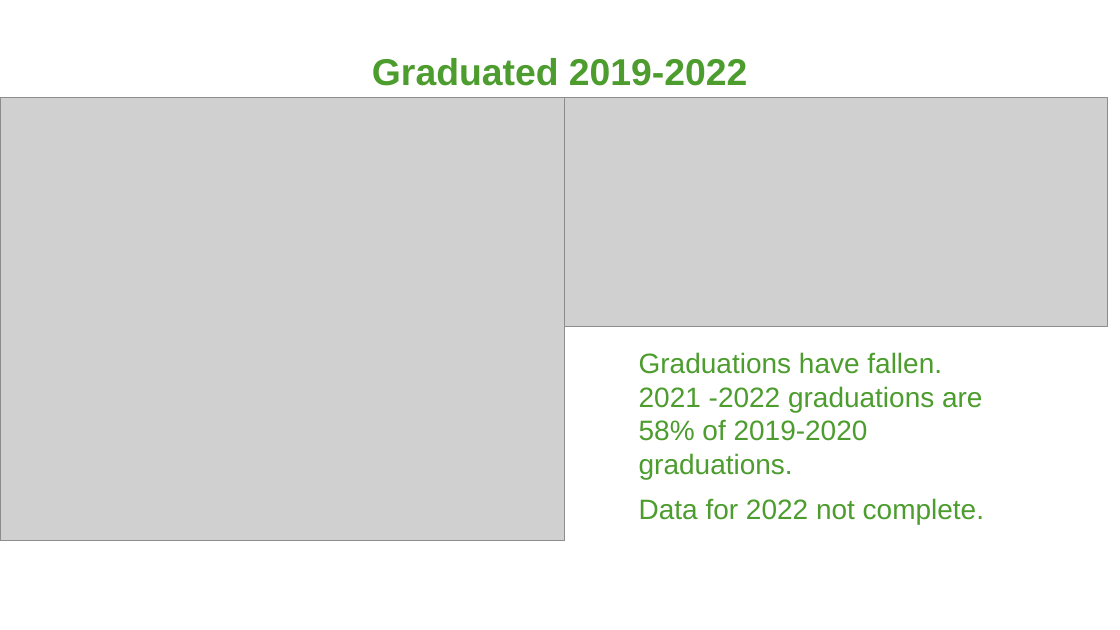
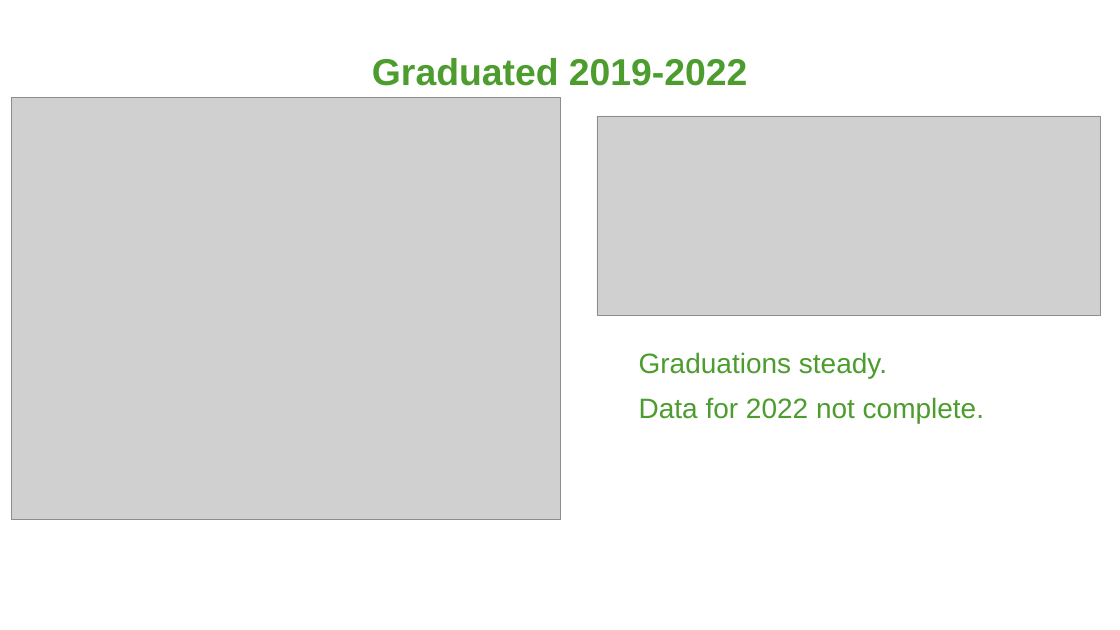
Before and after one commit to RossHyman/Springboard, a slide deck: slide 8 of Truman/Hyman_ECE Data Strategist Task 090622.pptx. Drawn at 1120x630 pixels with LibreOffice and Linux fonts; fonts in the diff are those of the drawing; grey boxes stand for pictures; background and template pictures are left out. Boxes give left, top, right and bottom in pixels: in the first picture for what was removed or moved away, otherwise in the second. Text is boxed around its words. In the diff, an @@ line names an element or a change of style, - is before the commit and + after.

```diff
--- a/Truman/Hyman_ECE Data Strategist Task 090622.pptx
+++ b/Truman/Hyman_ECE Data Strategist Task 090622.pptx
@@ picture: place and size @@
-picture at bbox=[0, 97, 565, 541]
+picture at bbox=[12, 97, 561, 519]
@@ picture: place and size @@
-picture at bbox=[565, 97, 1107, 326]
+picture at bbox=[597, 116, 1101, 315]
@@ text at bbox=[639, 352, 887, 378]: text changed @@
-Graduations have fallen. 2021 -2022 graduations are 58% of 2019-2020 graduations.
+Graduations steady.
```
Also in this commit, not shown: 1 other slide changed, 1 other file.
